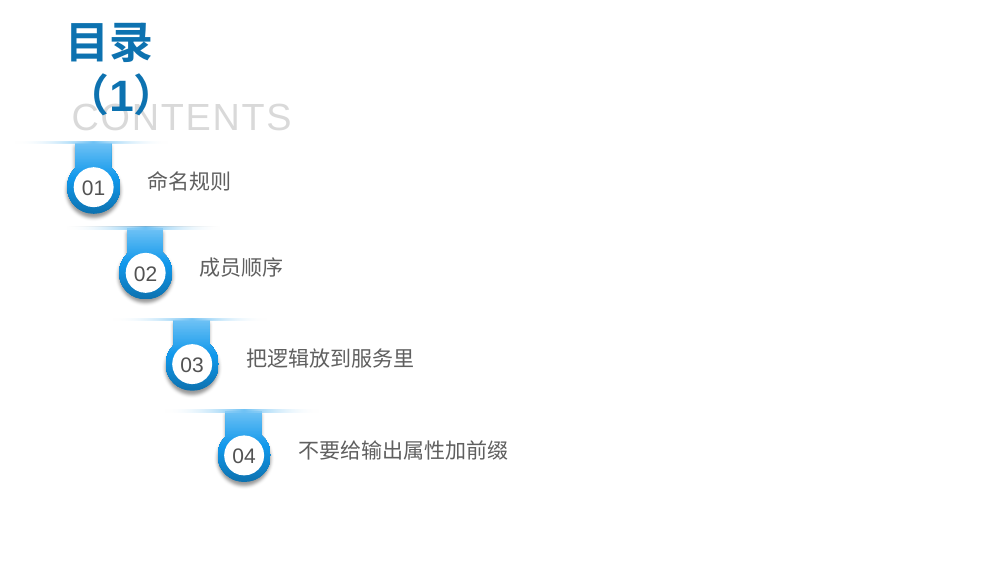
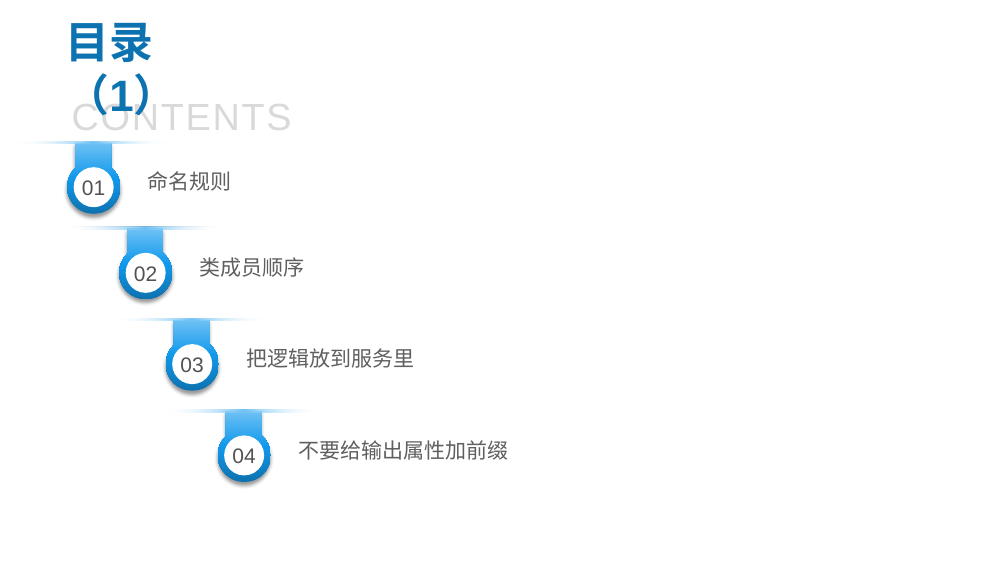
Before and after one commit to iuin/angular-example, a slide deck: slide 2 of Angular coding style.pptx. Drawn at 1008x567 pixels with LibreOffice and Linux fonts; fonts in the diff are those of the drawing; background and template pictures are left out. Boxes give left, top, right and bottom in pixels: in the first picture for what was removed or moved away, otherwise in the second. Text is boxed around its words. In the diff, an @@ line names an element or a change of style, - is before the commit and + after.

```diff
--- a/Angular coding style.pptx
+++ b/Angular coding style.pptx
@@ text at (x1=200, y1=257, x2=305, y2=277): text changed @@
-成员顺序
+类成员顺序
```
Also in this commit, not shown: 8 other slides changed, 1 slide removed.
